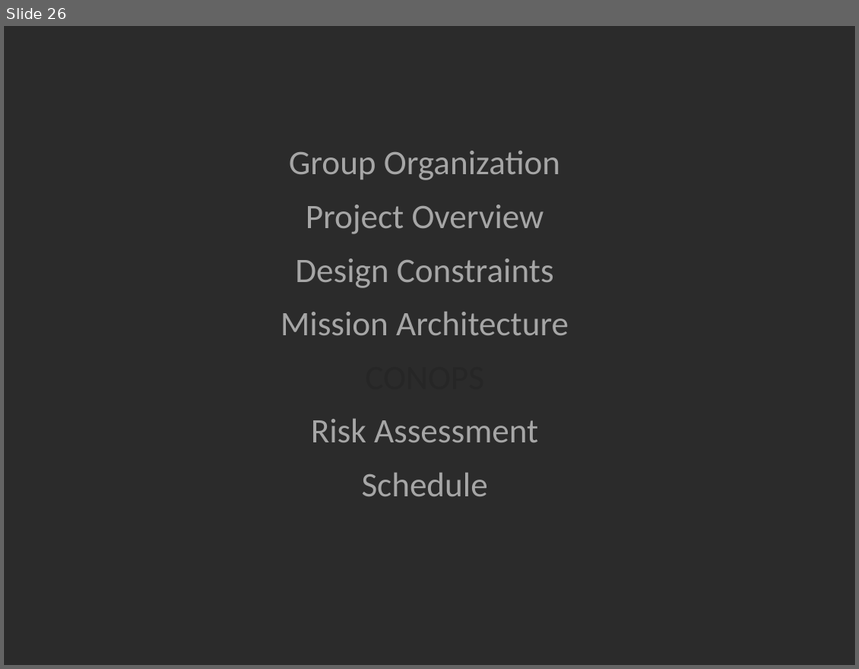
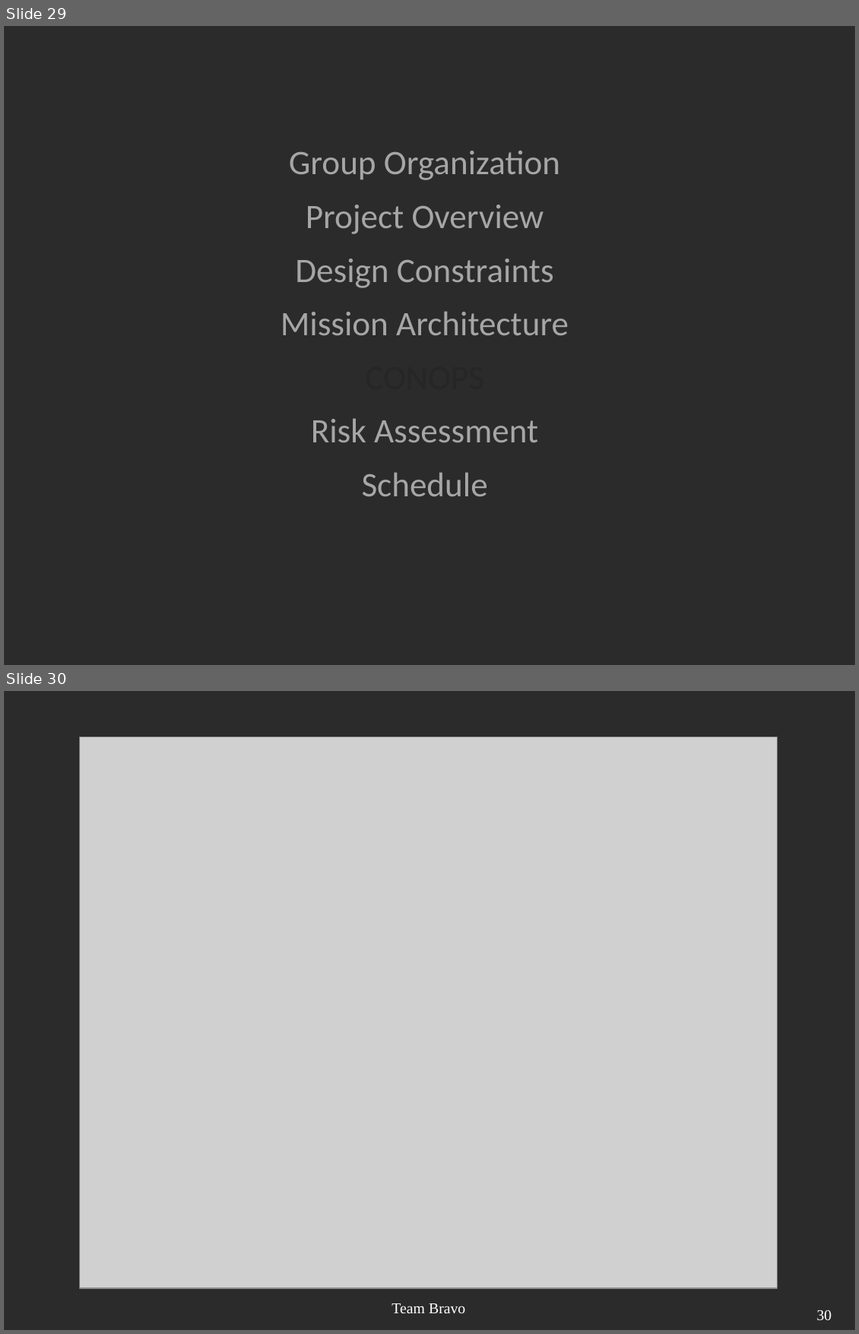
Before and after one commit to RascalSeniorDesign/Preliminary-Design, a slide deck: CMQA/Presentations/First-Semester-Presentation (Internal Use Only).ppt. Shown one above the other, each under a label of ours: slide 26 before the commit, slides 29 and 30 after it. The pictures are 859x669 and 859x1334 pixels, drawn with LibreOffice and Linux fonts; fonts in the diff are those of the drawing; grey boxes stand for pictures; background and template pictures are left out; a plain dark background stands for a picture behind light text. Boxes give left, top, right and bottom in pixels: in the first picture for what was removed or moved away, otherwise in the second. Text is boxed around its words. In the diff, an @@ line names an element or a change of style, - is before the commit and + after.

```diff
--- a/CMQA/Presentations/First-Semester-Presentation (Internal Use Only).ppt
+++ b/CMQA/Presentations/First-Semester-Presentation (Internal Use Only).ppt
@@ slide 30 added at [4,691,855,1330], background picture (left out) @@
@@ picture added at [80,737,777,1288] @@
@@ text added at [392,1304,465,1313], 14 pt, text #FFFFFF @@
+Team Bravo
@@ page number added at [817,1310,832,1320], 14 pt, text #FFFFFF @@
+30
@@ what was slide 26 is now slide 29 @@
```
Also in this commit, not shown: 24 slides changed, 5 other slides added, 3 slides removed.
